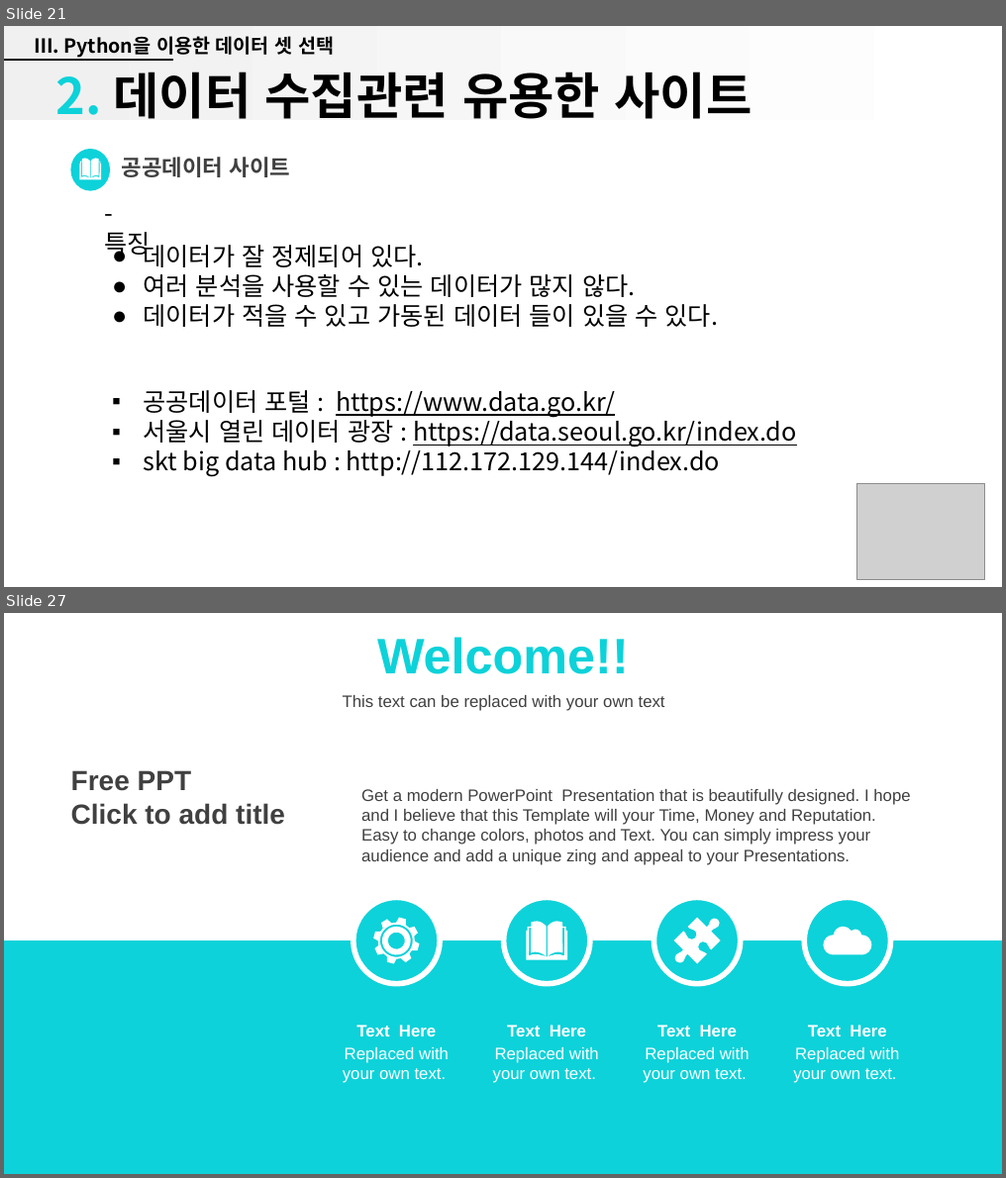
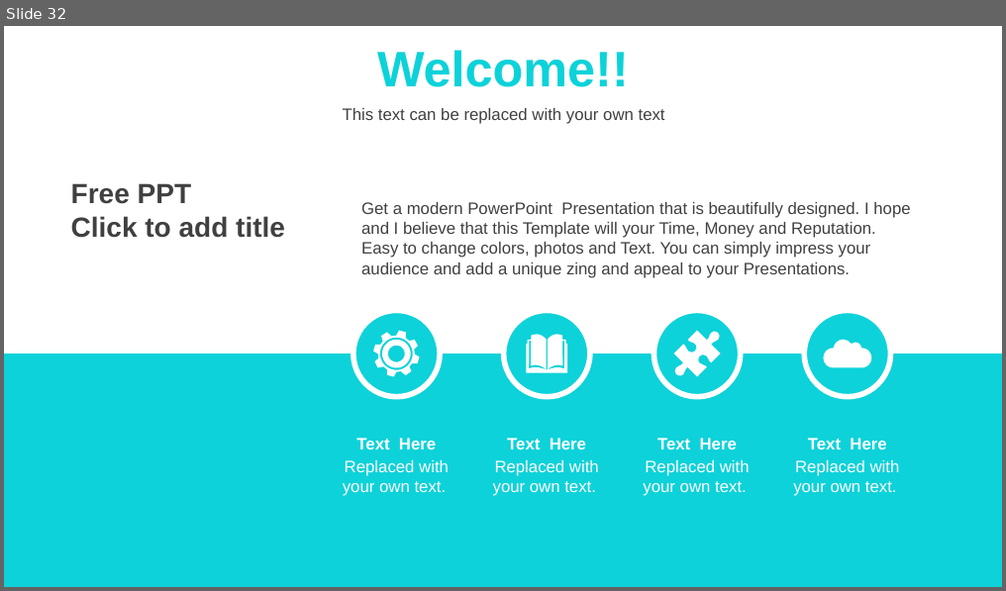
Before and after one commit to kyunleader/-, a slide deck: 과학교 2주차 발표자료.pptx. Shown one above the other, each under a label of ours: slides 21 and 27 before the commit, slide 32 after it; the slides between them are not shown. The pictures are 1006x1178 and 1006x591 pixels, drawn with LibreOffice and Linux fonts; fonts in the diff are those of the drawing; grey boxes stand for pictures; background and template pictures are left out. Boxes give left, top, right and bottom in pixels: in the first picture for what was removed or moved away, otherwise in the second. Text is boxed around its words. In the diff, an @@ line names an element or a change of style, - is before the commit and + after.

```diff
--- a/과학교 2주차 발표자료.pptx
+++ b/과학교 2주차 발표자료.pptx
@@ slide 21 removed at (4,26,1002,587), background #FFFFFF @@
@@ rectangle removed at (4,26,998,120) @@
@@ text removed at (34,36,334,58) @@
-Ⅲ. Python을 이용한 데이터 셋 선택
@@ line removed from (4, 59) to (172, 59) @@
@@ title removed at (56,72,751,119) @@
-2. 데이터 수집관련 유용한 사이트
@@ ellipse removed at (71,149,110,190) @@
@@ freeform shape removed at (80,158,102,179) @@
@@ text removed at (122,157,290,177) @@
-공공데이터 사이트
@@ text removed at (105,232,151,259) @@
-- 특징
@@ text removed at (144,240,718,327) @@
-● 데이터가 잘 정제되어 있다.
-● 여러 분석을 사용할 수 있는 데이터가 많지 않다.
-● 데이터가 적을 수 있고 가동된 데이터 들이 있을 수 있다.
@@ text removed at (144,390,797,476) @@
-▪ 공공데이터 포털 : https://www.data.go.kr/
-▪ 서울시 열린 데이터 광장 : https://data.seoul.go.kr/index.do
-▪ skt big data hub : http://112.172.129.144/index.do
@@ picture removed at (856,484,985,579) @@
@@ what was slide 27 is now slide 32 @@
```
Also in this commit, not shown: 2 slides changed, 28 slides added, 22 other slides removed.
